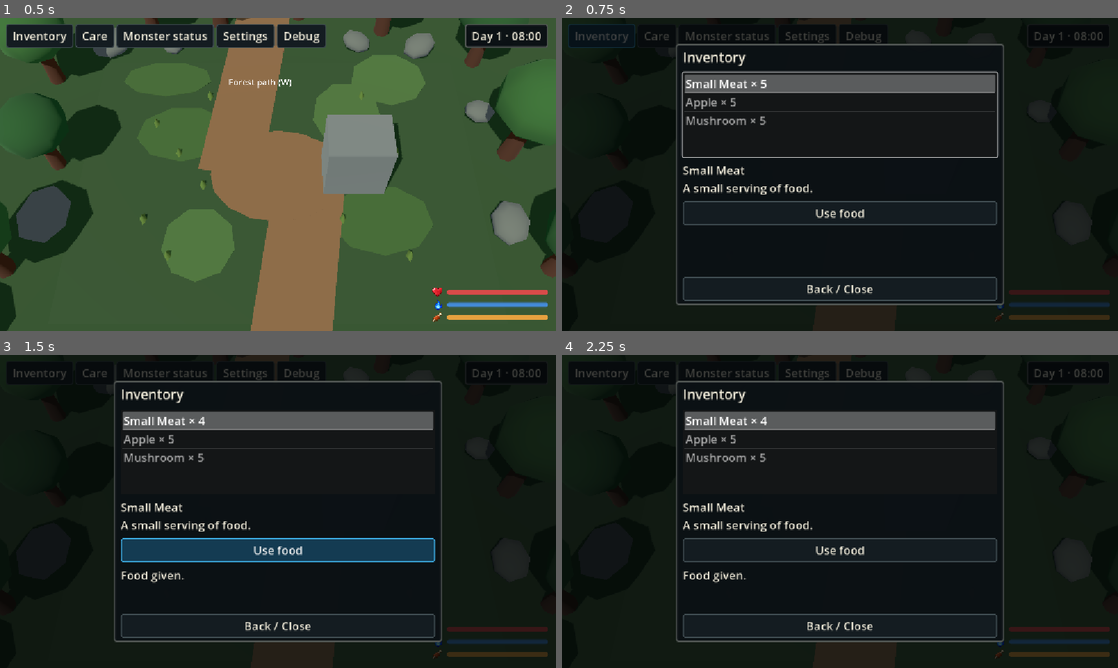
Above: before the commit, frames 1-4 (two rows, left to right).
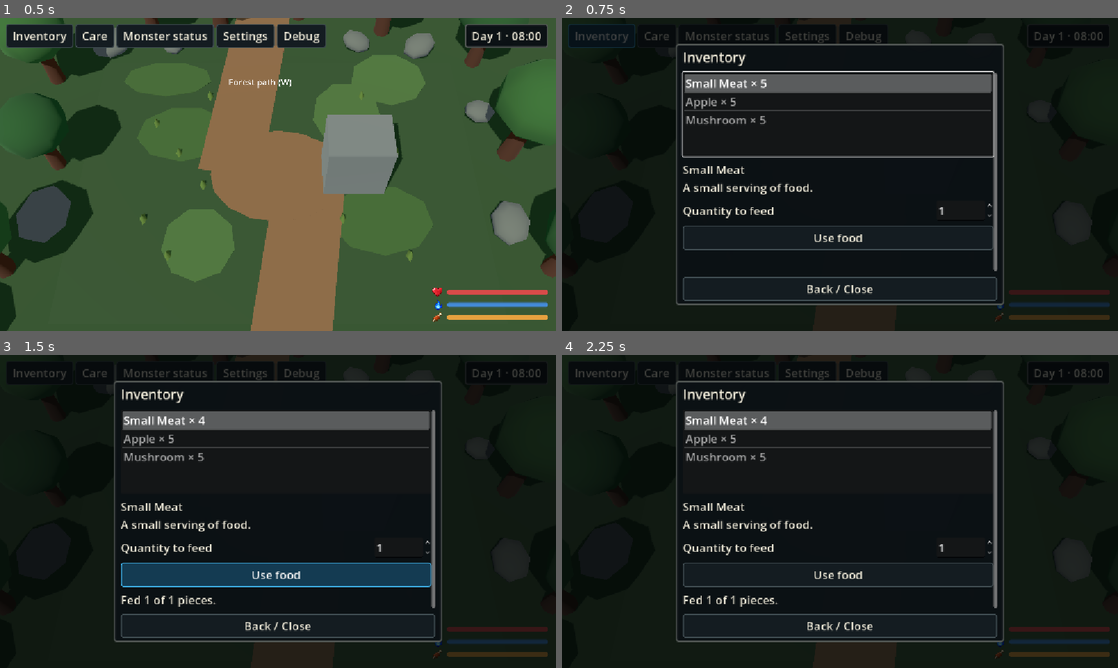
Above: after the commit, the same moments.

Repository: Timethy93/fantasymon
Game: Godot game, scene res://forest_clearing.tscn
The game is run twice, just before and just after one commit, with the same random seed, the same clock (stepped at 60 frames per second) and the same inputs.
Inputs:
- Up to frame 1 (0.5 s): no input
- Up to frame 2 (0.75 s): click "Inventory" at 0.5 s
- Up to frame 3 (1.5 s): click "Use food" at 1.25 s
- Up to frame 4 (2.25 s): click "Care" at 2 s

Frame 1 is identical in both runs. In frame 2, 4.1% of the frame differs, in the area x 21-79%, y 16-81%; in frame 3, 11%, in the area x 21-79%, y 17-81%; in frame 4, 3.7%.

Commit message:
feat(feeding): add food quantity selection

Diff:
--- a/scripts/items/feeding_service.gd
+++ b/scripts/items/feeding_service.gd
@@ -4,6 +4,32 @@
 const Item = preload("res://scripts/items/item_definition.gd")
 const Inventory = preload("res://scripts/items/inventory.gd")
 var _busy := false
+var _batch_busy := false
+
+# Each successful piece commits independently; the first failure stops the batch.
+func feed_many(monster: MonsterInstance, inventory: Inventory, item: Resource, at_seconds: float, count: int) -> Dictionary:
+	var outcome := {"requested": count, "consumed": 0, "result": &"FEED_OK"}
+	if _busy or _batch_busy:
+		outcome.result = &"FEED_BUSY"
+		return outcome
+	if count < 1:
+		outcome.result = &"FEED_INVALID_QUANTITY"
+		return outcome
+	if not item is Item or not item.is_valid() or item.category != &"Food":
+		outcome.result = &"FEED_NOT_FOOD"
+		return outcome
+	if inventory == null or inventory.quantity(item.item_id) < count:
+		outcome.result = &"FEED_NO_ITEM"
+		return outcome
+	_batch_busy = true
+	for piece in count:
+		# feed checks current stock and all monster rules again for every piece.
+		outcome.result = feed(monster, inventory, item, at_seconds)
+		if outcome.result != &"FEED_OK":
+			break
+		outcome.consumed += 1
+	_batch_busy = false
+	return outcome
 
 # Result keys are stable and translated by UI. No world/UI singleton dependency.
 func feed(monster: MonsterInstance, inventory: Inventory, item: Resource, at_seconds: float) -> StringName:
--- a/scripts/items/player_inventory.gd
+++ b/scripts/items/player_inventory.gd
@@ -23,3 +23,9 @@
 		inventory, catalog.get_item(id), get_node("/root/WorldTime").total_seconds)
 	feeding_finished.emit(result)
 	return result
+
+func feed_many(id: StringName, count: int) -> Dictionary:
+	var outcome := feeding.feed_many(get_node("/root/CompanionManager").active_monster,
+		inventory, catalog.get_item(id), get_node("/root/WorldTime").total_seconds, count)
+	feeding_finished.emit(outcome.result)
+	return outcome
--- a/tests/test_life_care.gd
+++ b/tests/test_life_care.gd
@@ -61,6 +61,7 @@
 	quit(0 if failures == 0 else 1)
 
 func extra_tests() -> void:
+	feeding_quantity_tests()
 	debug_care_event_tests()
 	var registry := MonsterRegistry.new()
 	var drako := MonsterInstance.create(registry.get_monster(&"drako"))
@@ -95,6 +96,38 @@
 	drako.receive_food(10, 200)
 	check(not drako.refusing_food and drako.care_events().size() == 1, "Exactly 100 is not overfeeding")
 	await item_tests()
+
+func feeding_quantity_tests() -> void:
+	var inventory := FantasyMonInventory.new(3)
+	var service := FantasyMonFeedingService.new()
+	var apple: Resource = load("res://data/items/catalog.tres").get_item(&"apple")
+	var definition := MonsterRegistry.new().get_monster(&"drako")
+	var monster := MonsterInstance.create(definition)
+	monster.debug_set_satiety(0)
+	inventory.add(apple, 5)
+	for count in [0, -1, 6]:
+		var rejected := service.feed_many(monster, inventory, apple, 0, count)
+		check(rejected.consumed == 0 and rejected.result != &"FEED_OK" and inventory.quantity(&"apple") == 5 and monster.satiety == 0, "Invalid feeding quantity changes nothing: " + str(count))
+	var outcome := service.feed_many(monster, inventory, apple, 0, 3)
+	check(outcome.requested == 3 and outcome.consumed == 3 and outcome.result == &"FEED_OK" and inventory.quantity(&"apple") == 2 and monster.satiety == 30, "Quantity feeding commits exactly three individual effects and items")
+	monster.debug_set_satiety(85)
+	inventory.add(apple, 3)
+	outcome = service.feed_many(monster, inventory, apple, 100, 5)
+	check(outcome.consumed == 2 and outcome.result == &"FEED_REFUSED" and inventory.quantity(&"apple") == 3 and monster.satiety == 100 and monster.care_events().size() == 1, "Batch stops at refusal after successful overfeeding without losing unconsumed pieces")
+	outcome = service.feed_many(monster, inventory, apple, 100, 2)
+	check(outcome.consumed == 0 and inventory.quantity(&"apple") == 3 and monster.care_events().size() == 1, "Already refusing monster consumes nothing in batch")
+	var rejecting := RejectingMonster.new(definition)
+	var stacks := inventory.stacks()
+	outcome = service.feed_many(rejecting, inventory, apple, 100, 2)
+	check(outcome.consumed == 0 and rejecting.attempts == 1 and inventory.stacks() == stacks, "Rejected first piece rolls inventory back and stops batch")
+	monster.debug_set_satiety(0)
+	var nested := {"result": &""}
+	monster.changed.connect(func(): nested.result = service.feed_many(monster, inventory, apple, 100, 1).result, CONNECT_ONE_SHOT)
+	outcome = service.feed_many(monster, inventory, apple, 100, 1)
+	check(outcome.consumed == 1 and nested.result == &"FEED_BUSY", "Batch rejects synchronous reentry")
+	inventory.changed.connect(func(): inventory.remove(&"apple", inventory.quantity(&"apple")), CONNECT_ONE_SHOT)
+	outcome = service.feed_many(monster, inventory, apple, 100, 2)
+	check(outcome.consumed == 1 and outcome.result == &"FEED_NO_ITEM" and monster.satiety == 20 and inventory.quantity(&"apple") == 0, "Each piece rechecks stock after callbacks alter inventory")
 
 func item_tests() -> void:
 	var catalog := load("res://data/items/catalog.tres")
@@ -240,6 +273,39 @@
 	var old_count: int = root.get_node("PlayerInventory").inventory.quantity(&"apple")
 	inventory_menu.use_selected()
 	check(monster.satiety == 10 and root.get_node("PlayerInventory").inventory.quantity(&"apple") == old_count - 1, "UI calls same feeding service")
+	menus.open_menu(&"food")
+	var food_view = root.get_node("GameMenus").food_menu
+	for index in food_view.list.item_count:
+		if food_view.list.get_item_metadata(index) == &"apple":
+			food_view.list.select(index)
+			food_view._selected(index)
+	var available: int = root.get_node("PlayerInventory").inventory.quantity(&"apple")
+	check(food_view.quantity.value == 1 and food_view.quantity.min_value == 1 and food_view.quantity.max_value == available, "Feeding view starts at one and bounds quantity by total stock")
+	food_view.quantity.value = available + 20
+	check(food_view.quantity.value == available, "Feeding UI clamps quantities above stock")
+	food_view.quantity.value = -2
+	check(food_view.quantity.value == 1, "Feeding UI prevents nonpositive quantity")
+	food_view.quantity.value = 2
+	monster.debug_set_satiety(0)
+	food_view.use_selected()
+	check(monster.satiety == 20 and root.get_node("PlayerInventory").inventory.quantity(&"apple") == available - 2 and food_view._last_outcome.consumed == 2 and food_view.quantity.max_value == available - 2, "Feeding view consumes selected quantity and refreshes remaining bound")
+	var saved_locale := TranslationServer.get_locale()
+	for locale in ["en", "de"]:
+		TranslationServer.set_locale(locale)
+		food_view.refresh()
+		check(food_view.result.text == TranslationServer.translate("FEED_BATCH_OK").format({"consumed": 2, "requested": 2}), "Quantity feeding result translates with counts: " + locale)
+	monster.debug_set_satiety(99)
+	food_view.quantity.value = 2
+	food_view.use_selected()
+	check(food_view._last_outcome.consumed == 1 and food_view._last_outcome.result == &"FEED_REFUSED" and root.get_node("PlayerInventory").inventory.quantity(&"apple") == available - 3, "Feeding UI reports partial success without consuming refused piece")
+	for locale in ["en", "de"]:
+		TranslationServer.set_locale(locale)
+		food_view.refresh()
+		check(food_view.result.text == TranslationServer.translate("FEED_BATCH_STOPPED").format({"consumed": 1, "requested": 2, "reason": TranslationServer.translate("FEED_REFUSED")}), "Partial feeding result translates count and stop reason: " + locale)
+	TranslationServer.set_locale(saved_locale)
+	food_view.quantity.value = 2
+	food_view._selected(0)
+	check(food_view.quantity.value == 1, "Choosing another food resets quantity to one")
 	menus.close_menu()
 	await hud_tests()
 
--- a/translations/strings.csv
+++ b/translations/strings.csv
@@ -66,6 +66,10 @@
 ITEM_MUSHROOM,Mushroom,Pilz
 ITEM_MUSHROOM_DESC,A simple edible mushroom.,Ein einfacher Speisepilz.
 FEED_OK,Food given.,Futter gegeben.
+FEED_QUANTITY,Quantity to feed,Futtermenge
+FEED_INVALID_QUANTITY,Choose a quantity of at least 1.,Eine Menge von mindestens 1 wählen.
+FEED_BATCH_OK,Fed {consumed} of {requested} pieces.,{consumed} von {requested} Stück verfüttert.
+FEED_BATCH_STOPPED,Fed {consumed} of {requested} pieces. {reason},{consumed} von {requested} Stück verfüttert. {reason}
 FEED_BUSY,Feeding is already in progress.,Eine Fütterung läuft bereits.
 FEED_NO_MONSTER,No active companion.,Kein aktiver Begleiter.
 FEED_NOT_FOOD,This item is not food.,Dieses Item ist kein Futter.
--- a/ui/game/inventory_menu.gd
+++ b/ui/game/inventory_menu.gd
@@ -6,6 +6,9 @@
 var result: Label
 var use_button: Button
 var selected_id: StringName
+var quantity: SpinBox
+var _last_outcome: Dictionary = {}
+var _feeding := false
 
 func build_content() -> void:
 	list = ItemList.new()
@@ -15,6 +18,18 @@
 	details = Label.new()
 	details.autowrap_mode = TextServer.AUTOWRAP_WORD_SMART
 	body.add_child(details)
+	var quantity_row := HBoxContainer.new()
+	var quantity_label := Label.new()
+	quantity_label.text = "FEED_QUANTITY"
+	quantity_label.size_flags_horizontal = Control.SIZE_EXPAND_FILL
+	quantity_row.add_child(quantity_label)
+	quantity = SpinBox.new()
+	quantity.min_value = 1
+	quantity.max_value = 1
+	quantity.step = 1
+	quantity.value = 1
+	quantity_row.add_child(quantity)
+	body.add_child(quantity_row)
 	use_button = Button.new()
 	use_button.text = "ITEM_USE"
 	use_button.pressed.connect(use_selected)
@@ -24,6 +39,12 @@
 	body.add_child(result)
 	first_focus = list
 	get_node("/root/PlayerInventory").inventory.changed.connect(refresh)
+
+func opened() -> void:
+	quantity.value = 1
+	_last_outcome.clear()
+	result.text = ""
+	super.opened()
 
 func refresh() -> void:
 	if list == null:
@@ -47,15 +68,26 @@
 		selected_id = &""
 		details.text = "INVENTORY_EMPTY"
 		use_button.disabled = true
+		quantity.max_value = 1
+		quantity.editable = false
+	if not _last_outcome.is_empty():
+		result.text = tr("FEED_BATCH_OK").format(_last_outcome) if _last_outcome.result == &"FEED_OK" else tr("FEED_BATCH_STOPPED").format({"consumed": _last_outcome.consumed, "requested": _last_outcome.requested, "reason": tr(_last_outcome.result)})
 
 func _selected(index: int) -> void:
-	selected_id = list.get_item_metadata(index)
+	var next_id: StringName = list.get_item_metadata(index)
+	if next_id != selected_id:
+		quantity.value = 1
+	selected_id = next_id
 	var item: Resource = get_node("/root/PlayerInventory").catalog.get_item(selected_id)
 	details.text = tr(item.name_key) + "\n" + tr(item.description_key)
 	use_button.disabled = item.category != &"Food"
+	quantity.max_value = maxi(1, get_node("/root/PlayerInventory").inventory.quantity(selected_id))
+	quantity.editable = item.category == &"Food"
 
 func use_selected() -> void:
-	if selected_id.is_empty():
+	if selected_id.is_empty() or _feeding:
 		return
-	result.text = String(get_node("/root/PlayerInventory").feed(selected_id))
+	_feeding = true
+	_last_outcome = get_node("/root/PlayerInventory").feed_many(selected_id, int(quantity.value))
+	_feeding = false
 	refresh()
Binary file changed: translations/strings.de.translation
Binary file changed: translations/strings.en.translation
